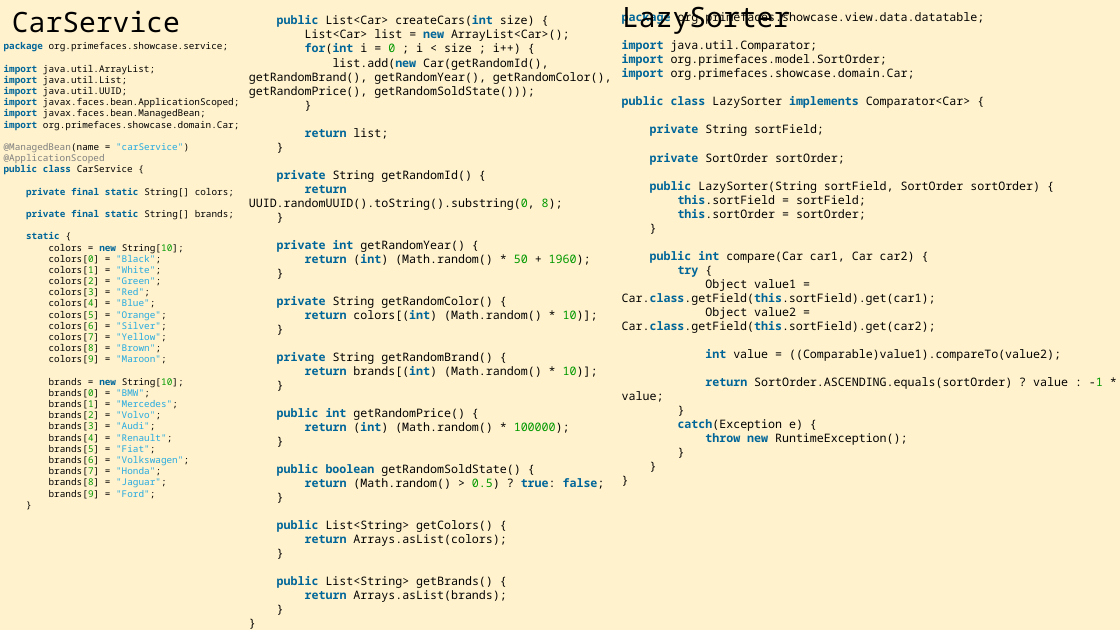
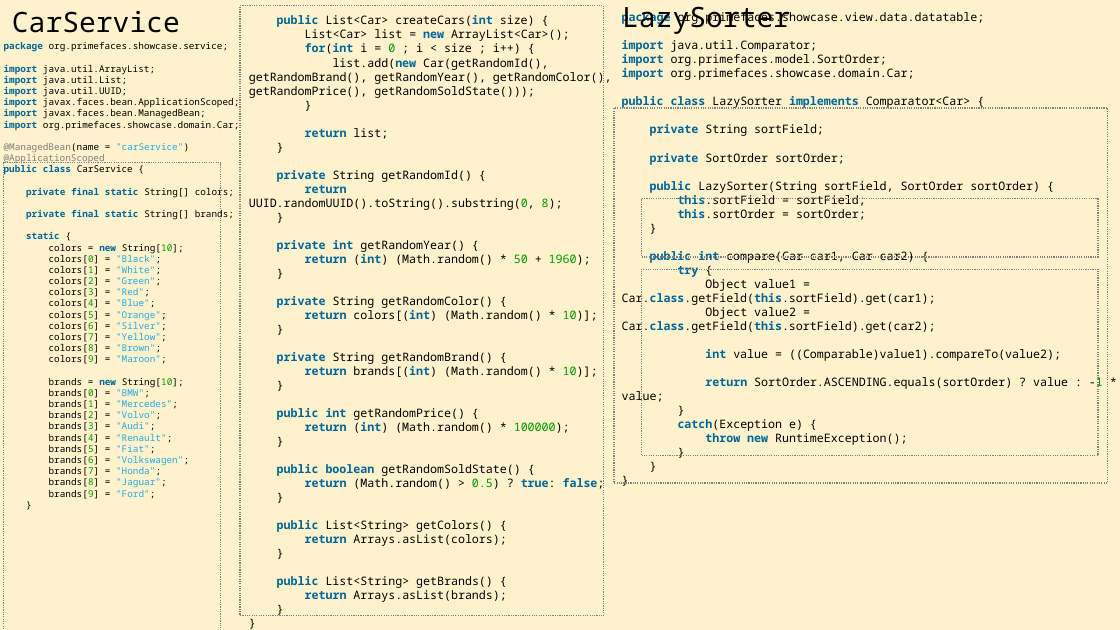
Before and after one commit to fabiogm6/_DocumentacaoGeral, a slide deck: slide 31 of MVC.pptx. Drawn at 1120x630 pixels with LibreOffice and Linux fonts; fonts in the diff are those of the drawing. Boxes give left, top, right and bottom in pixels: in the first picture for what was removed or moved away, otherwise in the second. Text is boxed around its words. In the diff, an @@ line names an element or a change of style, - is before the commit and + after.

```diff
--- a/MVC.pptx
+++ b/MVC.pptx
@@ rectangle added at <box>240,6,604,616</box>, outline #808080 1 pt dashed @@
@@ rectangle added at <box>614,108,1108,483</box>, outline #808080 1 pt dashed @@
@@ rectangle added at <box>3,163,221,630</box>, outline #808080 1 pt dashed @@
@@ rectangle added at <box>642,199,1099,257</box>, outline #808080 1 pt dashed @@
@@ rectangle added at <box>642,269,1099,455</box>, outline #808080 1 pt dashed @@
```
Also in this commit, not shown: 2 other slides changed.
